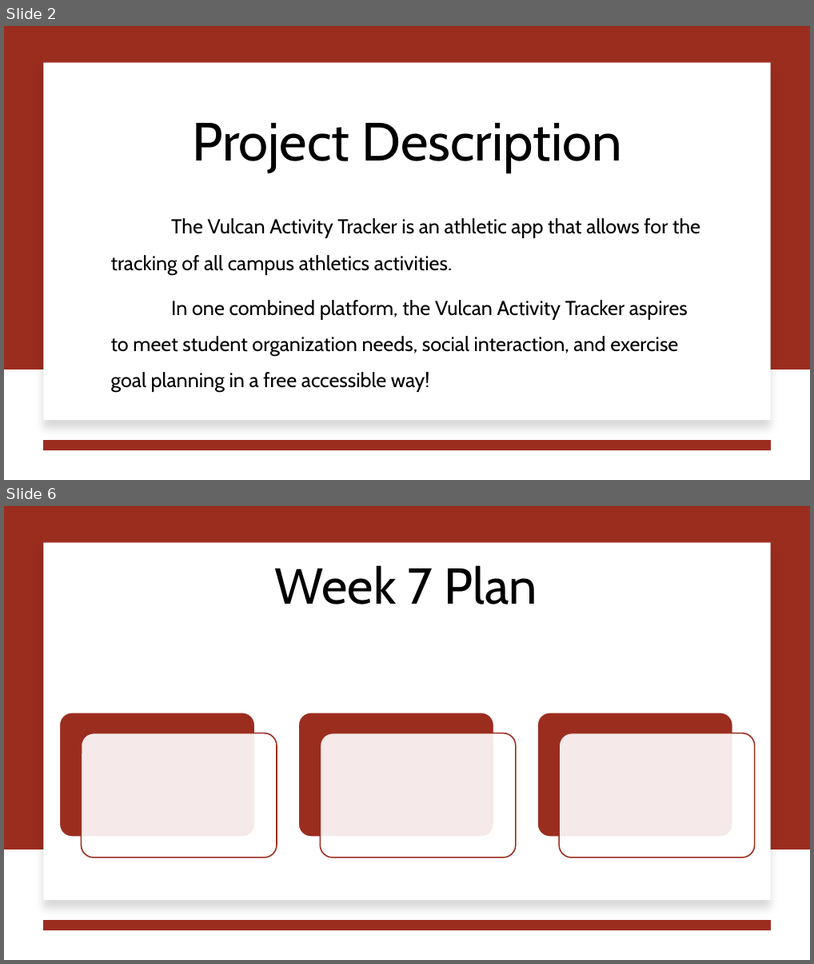
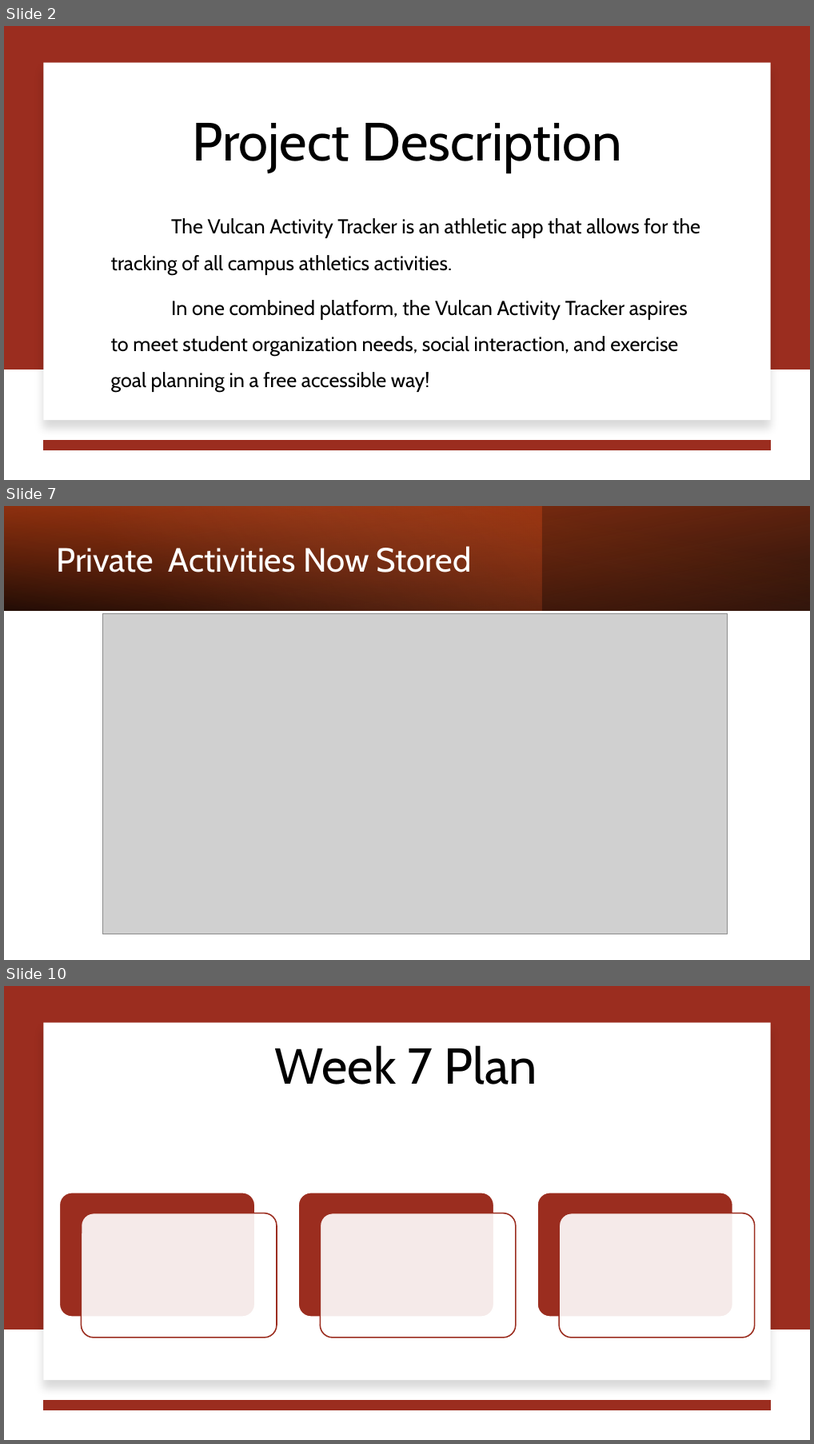
Before and after one commit to jjdeuce06/VulcanActivityTracker, a slide deck: Documentation/Weekly Report/week6/CMSC-4920-Group2-Week6.pptx. Shown one above the other, each under a label of ours: slides 2 and 6 before the commit, slides 2, 7 and 10 after it; the slides between them are not shown. The pictures are 814x964 and 814x1444 pixels, drawn with LibreOffice and Linux fonts; fonts in the diff are those of the drawing; grey boxes stand for pictures. Boxes give left, top, right and bottom in pixels: in the first picture for what was removed or moved away, otherwise in the second. Text is boxed around its words. In the diff, an @@ line names an element or a change of style, - is before the commit and + after.

```diff
--- a/Documentation/Weekly Report/week6/CMSC-4920-Group2-Week6.pptx
+++ b/Documentation/Weekly Report/week6/CMSC-4920-Group2-Week6.pptx
@@ slide 7 added at (4, 506, 810, 960), background #FFFFFF @@
@@ rectangle added at (4, 506, 810, 610), fill gradient #000000 to #9E3611 @@
@@ rectangle added at (4, 506, 542, 610), fill gradient #D34817 to #EF8C6A @@
@@ rectangle added at (4, 506, 810, 610), fill gradient #000000 to #D34817 @@
@@ title added at (56, 546, 472, 572), 40 pt, text #FFFFFF @@
+Private Activities Now Stored
@@ picture added at (102, 613, 728, 934) @@
@@ what was slide 6 is now slide 10 @@
```
Also in this commit, not shown: 3 slides changed, 3 other slides added, 1 other file.
